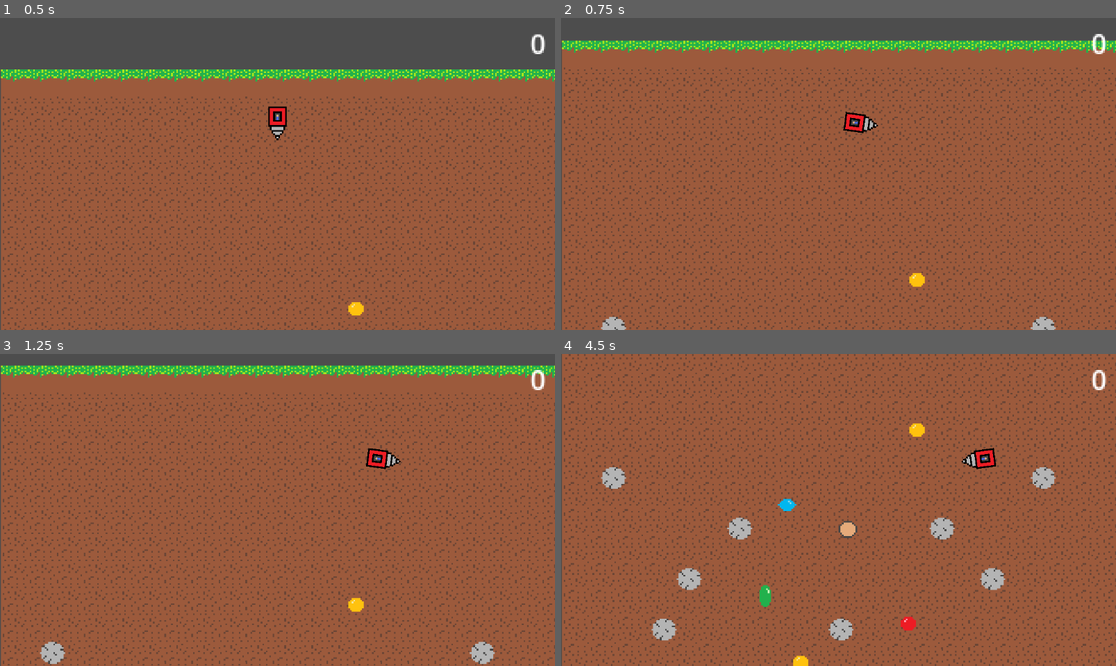
Above: before the commit, frames 1-4 (two rows, left to right).
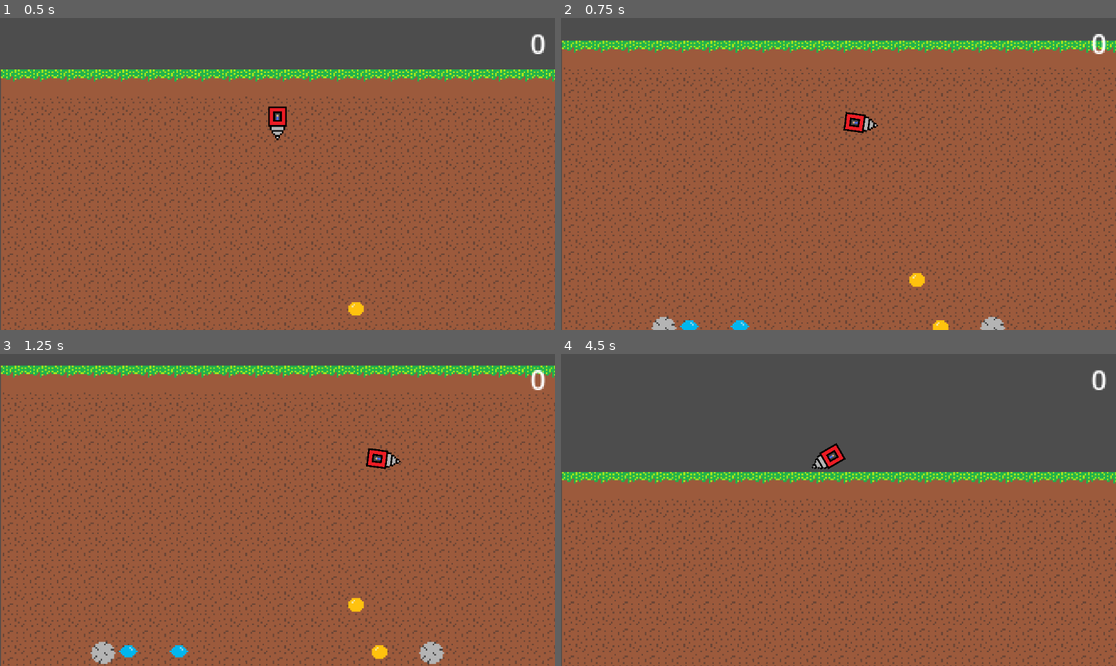
Above: after the commit, the same moments.

Repository: Anonymoose3210/project-core
Game: Godot game, scene res://Scenes/main.tscn
The game is run twice, just before and just after one commit, with the same random seed, the same clock (stepped at 60 frames per second) and the same inputs.
Inputs:
- Up to frame 1 (0.5 s): no input
- Up to frame 2 (0.75 s): hold Right (ui_right) from 0.53 s (still down)
- Up to frame 3 (1.25 s): keep holding Right (ui_right)
- Up to frame 4 (4.5 s): release Right (ui_right) at 1.28 s; hold Left (ui_left) 1.28-2.03 s; hold Right (ui_right) 2.03-3.53 s; hold Left (ui_left) from 3.53 s (still down)

Frame 1 is identical in both runs. In frame 2, 0.8% of the frame differs, in the area x 7-90%, y 95-100%; in frame 3, 1.3%; in frame 4, 53%, in the area x 0-100%, y 0-100%.

Commit message:
Expanded Stone generator
Enhanced the stone generator to also generate resources.
Oil Still needs to be added.

Diff:
--- a/Scenes/main.tscn
+++ b/Scenes/main.tscn
@@ -10,7 +10,7 @@
 [ext_resource type="PackedScene" uid="uid://ca5bwx14181sp" path="res://Scenes/resources/emerald_node.tscn" id="9_d1ilt"]
 [ext_resource type="PackedScene" uid="uid://c7q7fmgwihj3r" path="res://Scenes/resources/ruby_node.tscn" id="10_6iyac"]
 [ext_resource type="PackedScene" uid="uid://b0s686dj4334k" path="res://Scenes/world_edge.tscn" id="11_d1ilt"]
-[ext_resource type="Script" uid="uid://bl7fgdok3ejei" path="res://Scenes/stone_generator.gd" id="12_6iyac"]
+[ext_resource type="Script" uid="uid://bl7fgdok3ejei" path="res://Scripts/stone_generator.gd" id="12_6iyac"]
 
 [sub_resource type="TileSetAtlasSource" id="TileSetAtlasSource_8gbba"]
 texture = ExtResource("2_bo1nx")
--- a/Scenes/stone_generator.gd
+++ /dev/null
@@ -1,30 +0,0 @@
-extends Node
-
-@onready var player: CharacterBody2D = $"../Player"
-
-var x_pos = 1
-var y_pos = 250
-
-var rock = preload("res://Scenes/rock.tscn")
-# Called when the node enters the scene tree for the first time.
-func _ready() -> void:
-	if y_pos - player.position.y < 400:
-		for n in range(2):
-			x_pos = randi_range(1, 20) * 15
-			generate_rock(x_pos, y_pos)
-		y_pos += 30
-
-
-
-# Called every frame. 'delta' is the elapsed time since the previous frame.
-func _process(delta: float) -> void:
-	if y_pos - player.position.y < 400:
-		for n in range(2):
-			x_pos = randi_range(1, 20) * 15
-			generate_rock(x_pos, y_pos)
-		y_pos += 30
-
-func generate_rock(x_position: int, y_position: int):
-	var rock_instance = rock.instantiate()
-	rock_instance.position = Vector2(x_position, y_position)
-	add_child(rock_instance)
--- /dev/null
+++ b/Scripts/stone_generator.gd
@@ -0,0 +1,58 @@
+extends Node
+
+@onready var player: CharacterBody2D = $"../Player"
+
+var x_pos = 1
+var y_pos = 250
+
+const RUBY_ODDS = 0.2
+const EMERALD_ODDS = RUBY_ODDS + 0.2
+const DIAMOND_ODDS = EMERALD_ODDS + 0.2
+const GOLD_ODDS = DIAMOND_ODDS + 0.2
+
+const STONES_PER_LAYER = 2
+const RESOURCES_PER_LAYER = 3
+
+var rock = preload("res://Scenes/rock.tscn")
+var iron = preload("res://Scenes/resources/iron_node.tscn")
+var gold = preload("res://Scenes/resources/gold_node.tscn")
+var diamond = preload("res://Scenes/resources/diamond_node.tscn")
+var emerald = preload("res://Scenes/resources/emerald_node.tscn")
+var ruby = preload("res://Scenes/resources/ruby_node.tscn")
+
+# Called when the node enters the scene tree for the first time.
+func _ready() -> void:
+	pass
+
+
+# Called every frame. 'delta' is the elapsed time since the previous frame.
+func _process(delta: float) -> void:
+	if y_pos - player.position.y < 400:
+		for n in range(RESOURCES_PER_LAYER):
+			x_pos = randi_range(1, 20) * 15
+			generate_resource(x_pos, y_pos)
+		for n in range(STONES_PER_LAYER):
+			x_pos = randi_range(1, 20) * 15
+			generate_rock(x_pos, y_pos)
+		y_pos += 30
+
+func generate_rock(x_position: int, y_position: int):
+	var rock_instance = rock.instantiate()
+	rock_instance.position = Vector2(x_position, y_position)
+	add_child(rock_instance)
+
+func generate_resource(x_position: int, y_position: int):
+	var resource_instance
+	var resource_gen = randf()
+	if resource_gen <= RUBY_ODDS:
+		resource_instance = ruby.instantiate()
+	elif resource_gen <= EMERALD_ODDS:
+		resource_instance = emerald.instantiate()
+	elif resource_gen <= DIAMOND_ODDS:
+		resource_instance = diamond.instantiate()
+	elif resource_gen <= GOLD_ODDS:
+		resource_instance = gold.instantiate()
+	else:
+		resource_instance = iron.instantiate()
+	resource_instance.position = Vector2(x_position, y_position)
+	add_child(resource_instance)
Renamed: Scenes/stone_generator.gd.uid -> Scripts/stone_generator.gd.uid
